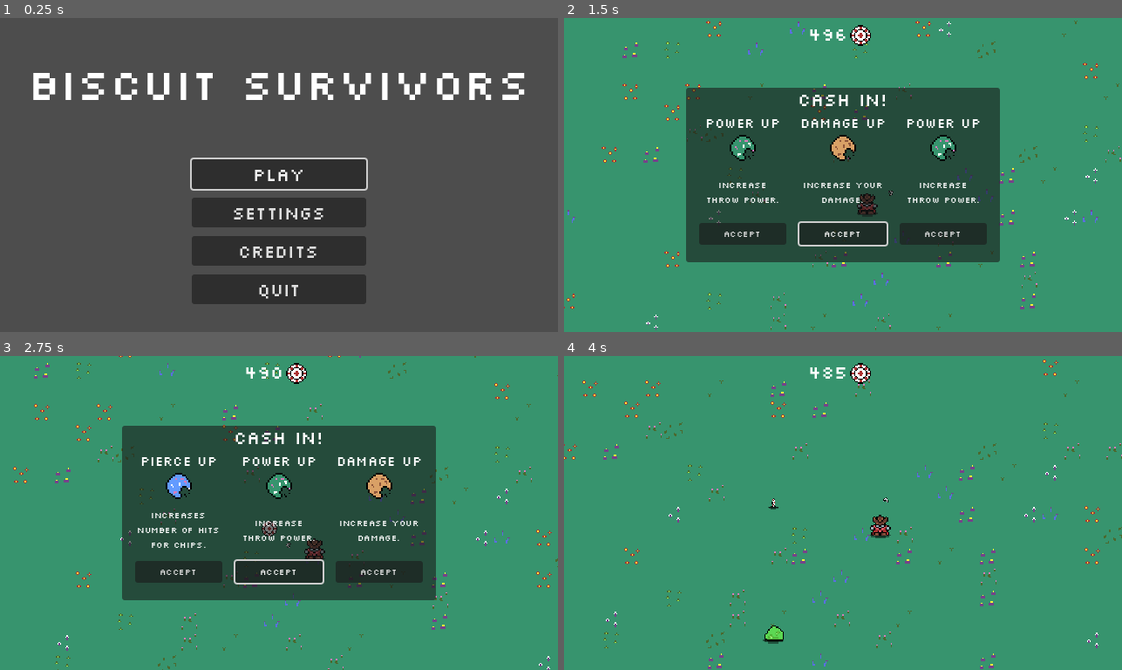
Above: before the commit, frames 1-4 (two rows, left to right).
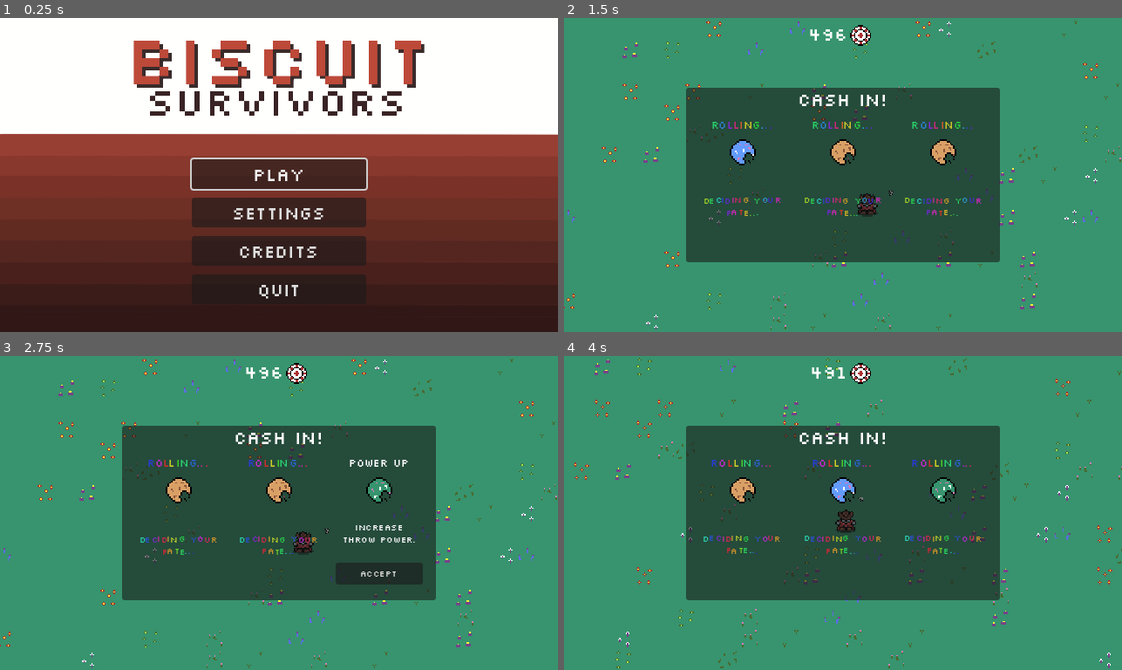
Above: after the commit, the same moments.

Repository: tkapa/risk-it
Game: Godot game, scene res://Scenes/UI/MainMenu/main_menu.tscn
The game is run twice, just before and just after one commit, with the same random seed, the same clock (stepped at 60 frames per second) and the same inputs. Sound files missing from this copy of the repository are replaced by a short silence.
Inputs (mouse positions are in pixels of both pictures, inside the frame that each line leads up to):
- Up to frame 1 (0.25 s): no input
- Up to frame 2 (1.5 s): click "PLAY" at 0.5 s; move the mouse to (965, 159) at 1.27 s; hold D (right) from 1.28 s (still down); tap R (cash_in) at 1.35 s
- Up to frame 3 (2.75 s): tap Space (throw) at 1.55, 2.1 s; move the mouse to (167, 528) at 2.02 s; release D (right) at 2.03 s; hold S (down) from 2.03 s (still down); tap R (cash_in) at 2.3 s
- Up to frame 4 (4 s): release S (down) at 2.75 s; click "Accept" at 2.75 s; move the mouse to (898, 443) at 3.52 s; hold D (right) from 3.53 s (still down); tap R (cash_in) at 3.6 s; tap Space (throw) at 3.8 s

The runs differ from the first frame. In frame 1, 86% of the frame differs, in the area x 0-100%, y 0-100%; in frame 2, 6.0%; in frame 3, 8.0%; in frame 4, 33%.

Commit message:
A bit o polish

Diff:
--- a/Scenes/UI/CashInMenu/cash_in_menu.gd
+++ b/Scenes/UI/CashInMenu/cash_in_menu.gd
@@ -21,4 +21,4 @@
 	SignalBus.unpause_game.emit()
 
 func _roll_option(ui: OptionUI):
-	ui.init(power_ups.pick_random())
+	ui.roll(power_ups.pick_random())
--- a/Scenes/UI/CashInMenu/cash_in_menu.tscn
+++ b/Scenes/UI/CashInMenu/cash_in_menu.tscn
@@ -8,6 +8,10 @@
 [ext_resource type="Resource" uid="uid://bka3khmr362xj" path="res://Resources/PowerUps/pierce_increase.tres" id="4_5y8mk"]
 [ext_resource type="Resource" uid="uid://ww2scusgbqar" path="res://Resources/PowerUps/speed_increase.tres" id="5_8v2ky"]
 [ext_resource type="Texture2D" uid="uid://ck8qoaq0tqrto" path="res://Assets/Chips/Chip-1.png" id="5_xox3h"]
+[ext_resource type="Texture2D" uid="uid://cy4n8tt3ka1hi" path="res://Assets/PowerUps/Biscuit1.png" id="8_6e04a"]
+[ext_resource type="Texture2D" uid="uid://ddohnfcms5m7a" path="res://Assets/PowerUps/Biscuit2.png" id="9_xghh4"]
+[ext_resource type="Texture2D" uid="uid://dldxdydjdq3m2" path="res://Assets/PowerUps/Biscuit3.png" id="10_kn54f"]
+[ext_resource type="Texture2D" uid="uid://bg8uuokxxcsap" path="res://Assets/PowerUps/Biscuit4.png" id="11_mjsqd"]
 
 [node name="CashInMenu" type="Control"]
 visible = false
@@ -57,15 +61,17 @@
 custom_minimum_size = Vector2(100, 150)
 layout_mode = 2
 script = ExtResource("3_8d1is")
+cycle_textures = Array[Texture2D]([ExtResource("8_6e04a"), ExtResource("9_xghh4"), ExtResource("10_kn54f"), ExtResource("11_mjsqd")])
 
-[node name="OptionName" type="Label" parent="CenterContainer/Panel/VBoxContainer/CenterContainer/HBoxContainer/Option1"]
-custom_minimum_size = Vector2(100, 0)
+[node name="OptionName" type="RichTextLabel" parent="CenterContainer/Panel/VBoxContainer/CenterContainer/HBoxContainer/Option1"]
+custom_minimum_size = Vector2(100, 25)
 layout_mode = 2
-theme_override_font_sizes/font_size = 15
+theme_override_font_sizes/normal_font_size = 12
+bbcode_enabled = true
 text = "Option 1"
+autowrap_mode = 2
 horizontal_alignment = 1
 vertical_alignment = 1
-autowrap_mode = 2
 
 [node name="OptionIcon" type="TextureRect" parent="CenterContainer/Panel/VBoxContainer/CenterContainer/HBoxContainer/Option1"]
 custom_minimum_size = Vector2(30, 30)
@@ -73,15 +79,17 @@
 size_flags_horizontal = 4
 texture = ExtResource("5_xox3h")
 
-[node name="Description" type="Label" parent="CenterContainer/Panel/VBoxContainer/CenterContainer/HBoxContainer/Option1"]
-custom_minimum_size = Vector2(100, 0)
+[node name="Description" type="RichTextLabel" parent="CenterContainer/Panel/VBoxContainer/CenterContainer/HBoxContainer/Option1"]
+custom_minimum_size = Vector2(100, 60)
 layout_mode = 2
 size_flags_vertical = 6
-theme_override_font_sizes/font_size = 10
+theme_override_font_sizes/bold_italics_font_size = 0
+theme_override_font_sizes/normal_font_size = 10
+bbcode_enabled = true
 text = "This power up does stuff"
+autowrap_mode = 2
 horizontal_alignment = 1
 vertical_alignment = 1
-autowrap_mode = 2
 
 [node name="AcceptButton" type="Button" parent="CenterContainer/Panel/VBoxContainer/CenterContainer/HBoxContainer/Option1"]
 custom_minimum_size = Vector2(100, 25)
@@ -97,15 +105,17 @@
 custom_minimum_size = Vector2(100, 150)
 layout_mode = 2
 script = ExtResource("3_8d1is")
+cycle_textures = Array[Texture2D]([ExtResource("8_6e04a"), ExtResource("9_xghh4"), ExtResource("10_kn54f"), ExtResource("11_mjsqd")])
 
-[node name="OptionName" type="Label" parent="CenterContainer/Panel/VBoxContainer/CenterContainer/HBoxContainer/Option2"]
-custom_minimum_size = Vector2(100, 0)
+[node name="OptionName" type="RichTextLabel" parent="CenterContainer/Panel/VBoxContainer/CenterContainer/HBoxContainer/Option2"]
+custom_minimum_size = Vector2(100, 25)
 layout_mode = 2
-theme_override_font_sizes/font_size = 15
+theme_override_font_sizes/normal_font_size = 12
+bbcode_enabled = true
 text = "Option 1"
+autowrap_mode = 2
 horizontal_alignment = 1
 vertical_alignment = 1
-autowrap_mode = 2
 
 [node name="OptionIcon" type="TextureRect" parent="CenterContainer/Panel/VBoxContainer/CenterContainer/HBoxContainer/Option2"]
 custom_minimum_size = Vector2(30, 30)
@@ -113,15 +123,17 @@
 size_flags_horizontal = 4
 texture = ExtResource("5_xox3h")
 
-[node name="Description" type="Label" parent="CenterContainer/Panel/VBoxContainer/CenterContainer/HBoxContainer/Option2"]
-custom_minimum_size = Vector2(100, 0)
+[node name="Description" type="RichTextLabel" parent="CenterContainer/Panel/VBoxContainer/CenterContainer/HBoxContainer/Option2"]
+custom_minimum_size = Vector2(100, 60)
 layout_mode = 2
 size_flags_vertical = 6
-theme_override_font_sizes/font_size = 10
+theme_override_font_sizes/bold_italics_font_size = 0
+theme_override_font_sizes/normal_font_size = 10
+bbcode_enabled = true
 text = "This power up does stuff"
+autowrap_mode = 2
 horizontal_alignment = 1
 vertical_alignment = 1
-autowrap_mode = 2
 
 [node name="AcceptButton" type="Button" parent="CenterContainer/Panel/VBoxContainer/CenterContainer/HBoxContainer/Option2"]
 custom_minimum_size = Vector2(100, 25)
@@ -137,15 +149,17 @@
 custom_minimum_size = Vector2(100, 150)
 layout_mode = 2
 script = ExtResource("3_8d1is")
+cycle_textures = Array[Texture2D]([ExtResource("8_6e04a"), ExtResource("9_xghh4"), ExtResource("10_kn54f"), ExtResource("11_mjsqd")])
 
-[node name="OptionName" type="Label" parent="CenterContainer/Panel/VBoxContainer/CenterContainer/HBoxContainer/Option3"]
-custom_minimum_size = Vector2(100, 0)
+[node name="OptionName" type="RichTextLabel" parent="CenterContainer/Panel/VBoxContainer/CenterContainer/HBoxContainer/Option3"]
+custom_minimum_size = Vector2(100, 25)
 layout_mode = 2
-theme_override_font_sizes/font_size = 15
+theme_override_font_sizes/normal_font_size = 12
+bbcode_enabled = true
 text = "Option 1"
+autowrap_mode = 2
 horizontal_alignment = 1
 vertical_alignment = 1
-autowrap_mode = 2
 
 [node name="OptionIcon" type="TextureRect" parent="CenterContainer/Panel/VBoxContainer/CenterContainer/HBoxContainer/Option3"]
 custom_minimum_size = Vector2(30, 30)
@@ -153,15 +167,17 @@
 size_flags_horizontal = 4
 texture = ExtResource("5_xox3h")
 
-[node name="Description" type="Label" parent="CenterContainer/Panel/VBoxContainer/CenterContainer/HBoxContainer/Option3"]
-custom_minimum_size = Vector2(100, 0)
+[node name="Description" type="RichTextLabel" parent="CenterContainer/Panel/VBoxContainer/CenterContainer/HBoxContainer/Option3"]
+custom_minimum_size = Vector2(100, 60)
 layout_mode = 2
 size_flags_vertical = 6
-theme_override_font_sizes/font_size = 10
+theme_override_font_sizes/bold_italics_font_size = 0
+theme_override_font_sizes/normal_font_size = 10
+bbcode_enabled = true
 text = "This power up does stuff"
+autowrap_mode = 2
 horizontal_alignment = 1
 vertical_alignment = 1
-autowrap_mode = 2
 
 [node name="AcceptButton" type="Button" parent="CenterContainer/Panel/VBoxContainer/CenterContainer/HBoxContainer/Option3"]
 custom_minimum_size = Vector2(100, 25)
--- a/Scenes/UI/CashInMenu/option_ui.gd
+++ b/Scenes/UI/CashInMenu/option_ui.gd
@@ -1,20 +1,53 @@
 class_name OptionUI extends VBoxContainer
 
-@onready var option_name : Label = $OptionName
+@onready var option_name : RichTextLabel = $OptionName
 @onready var option_icon : TextureRect = $OptionIcon
-@onready var description : Label = $Description
+@onready var description : RichTextLabel = $Description
 @onready var button : Button = $AcceptButton
 
+@export var cycle_textures : Array[Texture2D]
+
 var option : ChipStrategy
+var _is_rolling : bool = false
+var max_rolls : int = 5
+var curr_rolls : int = 0
+var _roll_switch_timer : Timer = Timer.new()
 
 func _ready():
+	add_child(_roll_switch_timer)
+
 	button.pressed.connect(_on_accept_pressed)
+	_roll_switch_timer.timeout.connect(_on_roll_switch)
 
-func init(_option: ChipStrategy):
-	option = _option
+func init():
 	option_name.text = option.name
 	option_icon.texture = option.icon
 	description.text = option.description
+	button.show()
 
 func _on_accept_pressed():
+	AudioManager.create_audio(SoundEffect.SOUND_EFFECT_TYPE.PLAYER_CASH_IN)
 	SignalBus.player_grant_power_up.emit(option)
+
+func _on_roll_switch():
+	AudioManager.create_audio(SoundEffect.SOUND_EFFECT_TYPE.PICKUP_GET)
+	option_icon.texture = cycle_textures.pick_random()
+	curr_rolls += 1
+
+	if curr_rolls >= max_rolls:
+		curr_rolls = 0
+		init()
+		_roll_switch_timer.stop()
+		return
+
+	var new_switch_time = randf_range(0.1, 0.5)
+	_roll_switch_timer.start(new_switch_time)
+
+func roll(_option: ChipStrategy):
+	option = _option
+	max_rolls = randi_range(3, 6)
+	_is_rolling = true
+	option_name.text = "[rainbow][shake]Rolling..."
+	description.text = "[rainbow][shake]Deciding your fate..."
+	button.hide()
+	_on_roll_switch()
--- a/Scenes/UI/MainMenu/main_menu.tscn
+++ b/Scenes/UI/MainMenu/main_menu.tscn
@@ -1,7 +1,8 @@
-[gd_scene load_steps=3 format=3 uid="uid://cpqjgx6x7u68e"]
+[gd_scene load_steps=4 format=3 uid="uid://cpqjgx6x7u68e"]
 
 [ext_resource type="Theme" uid="uid://c8sqrg1dqvo5y" path="res://Resources/Themes/default_ui.tres" id="1_5wsvm"]
 [ext_resource type="Script" uid="uid://bcy43m5pdeex5" path="res://Scenes/UI/MainMenu/main_menu.gd" id="2_i2xx2"]
+[ext_resource type="Texture2D" uid="uid://carfw6epmi7iy" path="res://Assets/Splash1080.png" id="3_tik7u"]
 
 [node name="MainMenu" type="Control"]
 layout_mode = 3
@@ -13,15 +14,15 @@
 theme = ExtResource("1_5wsvm")
 script = ExtResource("2_i2xx2")
 
-[node name="GameName" type="Label" parent="."]
+[node name="TextureRect" type="TextureRect" parent="."]
 layout_mode = 1
-offset_right = 640.0
-offset_bottom = 150.0
-theme = ExtResource("1_5wsvm")
-theme_override_font_sizes/font_size = 50
-text = "Biscuit Survivors"
-horizontal_alignment = 1
-vertical_alignment = 1
+anchors_preset = 15
+anchor_right = 1.0
+anchor_bottom = 1.0
+grow_horizontal = 2
+grow_vertical = 2
+texture = ExtResource("3_tik7u")
+expand_mode = 2
 
 [node name="CenterContainer" type="CenterContainer" parent="."]
 layout_mode = 1
--- a/Scenes/enemy_spawn_track.gd
+++ b/Scenes/enemy_spawn_track.gd
@@ -21,4 +21,4 @@
 	enemy.position = spawn_point.position
 	enemy.enemy_stats = slime
 
-	get_parent().add_child(enemy)
+	GameManager.game_node.add_child(enemy)
--- a/Scenes/main.tscn
+++ b/Scenes/main.tscn
@@ -78,13 +78,14 @@
 position = Vector2(214, 119.333)
 script = ExtResource("8_d1ilt")
 
-[node name="ChipPickup" parent="GameArea" instance=ExtResource("4_jjvhh")]
-position = Vector2(226, 129.333)
-
-[node name="EnemySpawnTrack" type="Path2D" parent="GameArea"]
+[node name="EnemySpawnTrack" type="Path2D" parent="GameArea/Camera2D"]
+position = Vector2(-214, -119.333)
 curve = SubResource("Curve2D_21xkr")
 script = ExtResource("7_6bp64")
 
-[node name="EnemySpawnPoint" type="PathFollow2D" parent="GameArea/EnemySpawnTrack"]
+[node name="EnemySpawnPoint" type="PathFollow2D" parent="GameArea/Camera2D/EnemySpawnTrack"]
 position = Vector2(433.333, -6.66667)
 rotation = 1.56814
+
+[node name="ChipPickup" parent="GameArea" instance=ExtResource("4_jjvhh")]
+position = Vector2(226, 129.333)
--- a/Scripts/AudioManager.tscn
+++ b/Scripts/AudioManager.tscn
@@ -15,7 +15,7 @@
 sound_effect = ExtResource("3_i1r4f")
 volume = 0.0
 pitch_scale = 1.0
-pitch_randomness = 0.0
+pitch_randomness = 0.5
 metadata/_custom_type_script = "uid://dfw8vlx6kyret"
 
 [sub_resource type="Resource" id="Resource_xb6i0"]
@@ -25,7 +25,7 @@
 sound_effect = ExtResource("4_mbw3n")
 volume = 0.0
 pitch_scale = 1.0
-pitch_randomness = 0.0
+pitch_randomness = 0.5
 metadata/_custom_type_script = "uid://dfw8vlx6kyret"
 
 [sub_resource type="Resource" id="Resource_rw622"]
@@ -35,7 +35,7 @@
 sound_effect = ExtResource("5_j56hb")
 volume = 0.0
 pitch_scale = 1.0
-pitch_randomness = 0.0
+pitch_randomness = 0.5
 metadata/_custom_type_script = "uid://dfw8vlx6kyret"
 
 [sub_resource type="Resource" id="Resource_hhrx1"]
@@ -45,7 +45,7 @@
 sound_effect = ExtResource("6_iu73r")
 volume = 0.0
 pitch_scale = 1.0
-pitch_randomness = 0.0
+pitch_randomness = 0.5
 metadata/_custom_type_script = "uid://dfw8vlx6kyret"
 
 [sub_resource type="Resource" id="Resource_v72tj"]
@@ -55,7 +55,7 @@
 sound_effect = ExtResource("6_iu73r")
 volume = 0.0
 pitch_scale = 1.0
-pitch_randomness = 0.0
+pitch_randomness = 0.5
 metadata/_custom_type_script = "uid://dfw8vlx6kyret"
 
 [sub_resource type="Resource" id="Resource_yocfq"]
@@ -65,7 +65,7 @@
 sound_effect = ExtResource("5_j56hb")
 volume = 0.0
 pitch_scale = 2.0
-pitch_randomness = 0.3
+pitch_randomness = 0.5
 metadata/_custom_type_script = "uid://dfw8vlx6kyret"
 
 [sub_resource type="Resource" id="Resource_i1r4f"]
@@ -75,7 +75,7 @@
 sound_effect = ExtResource("7_awy4y")
 volume = 0.0
 pitch_scale = 1.0
-pitch_randomness = 0.0
+pitch_randomness = 0.5
 metadata/_custom_type_script = "uid://dfw8vlx6kyret"
 
 [node name="AudioManager" type="Node2D"]
--- a/Scripts/audio_manager.gd
+++ b/Scripts/audio_manager.gd
@@ -10,6 +10,8 @@
 var sound_effect_dict: Dictionary = {} ## Loads all registered SoundEffects on ready as a reference.
 
 @export var sound_effects: Array[SoundEffect] ## Stores all possible SoundEffects that can be played.
+
+const SFX_BUS_NAME : StringName = "SFX"
 
 func _ready() -> void:
 	process_mode = Node.PROCESS_MODE_ALWAYS
@@ -31,6 +33,7 @@
 			new_2D_audio.pitch_scale += randf_range(-sound_effect.pitch_randomness, sound_effect.pitch_randomness )
 			new_2D_audio.finished.connect(sound_effect.on_audio_finished)
 			new_2D_audio.finished.connect(new_2D_audio.queue_free)
+			new_2D_audio.bus = SFX_BUS_NAME
 			new_2D_audio.play()
 	else:
 		push_error("Audio Manager failed to find setting for type ", type)
@@ -49,6 +52,7 @@
 			new_audio.pitch_scale += randf_range(-sound_effect.pitch_randomness, sound_effect.pitch_randomness )
 			new_audio.finished.connect(sound_effect.on_audio_finished)
 			new_audio.finished.connect(new_audio.queue_free)
+			new_audio.bus = SFX_BUS_NAME
 			new_audio.play()
 	else:
 		push_error("Audio Manager failed to find setting for type ", type)
Binary file added: Assets/Splash.png
Not shown, added: Assets/Splash.png.import
Binary file added: Assets/Splash1080.png
Not shown, added: Assets/Splash1080.png.import
Binary file removed: Assets/UI/Pixelify.ttf
Not shown, removed: Assets/UI/Pixelify.ttf.import
Not shown: 1 places in Scenes/UI/CashInMenu/cash_in_menu.tscn that only renumber resources
